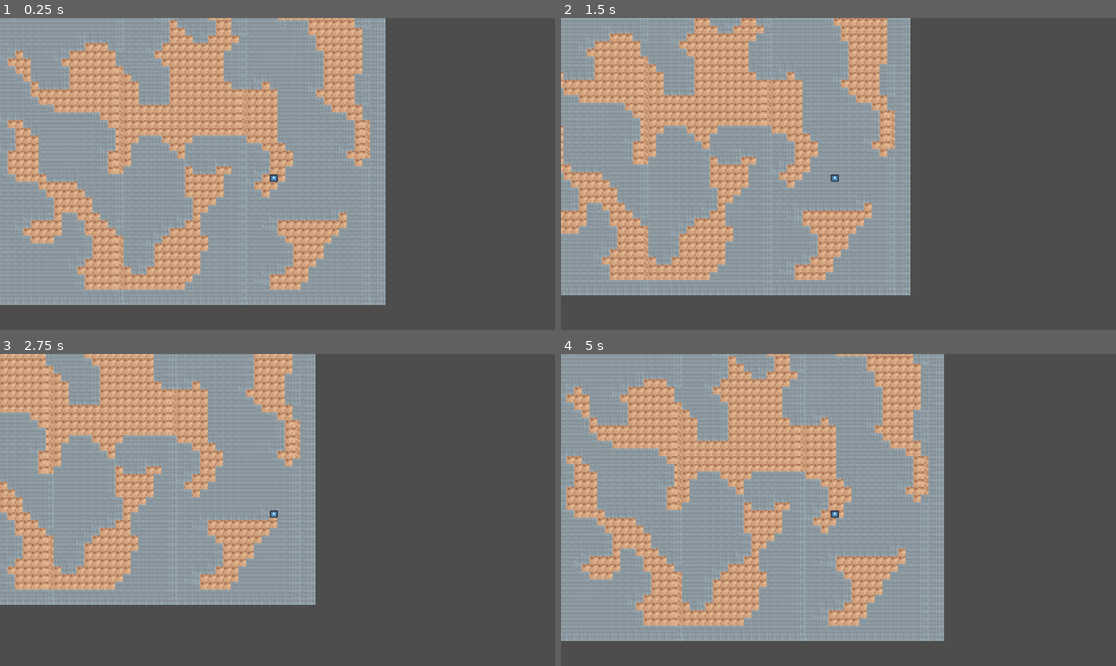
Above: before the commit, frames 1-4 (two rows, left to right).
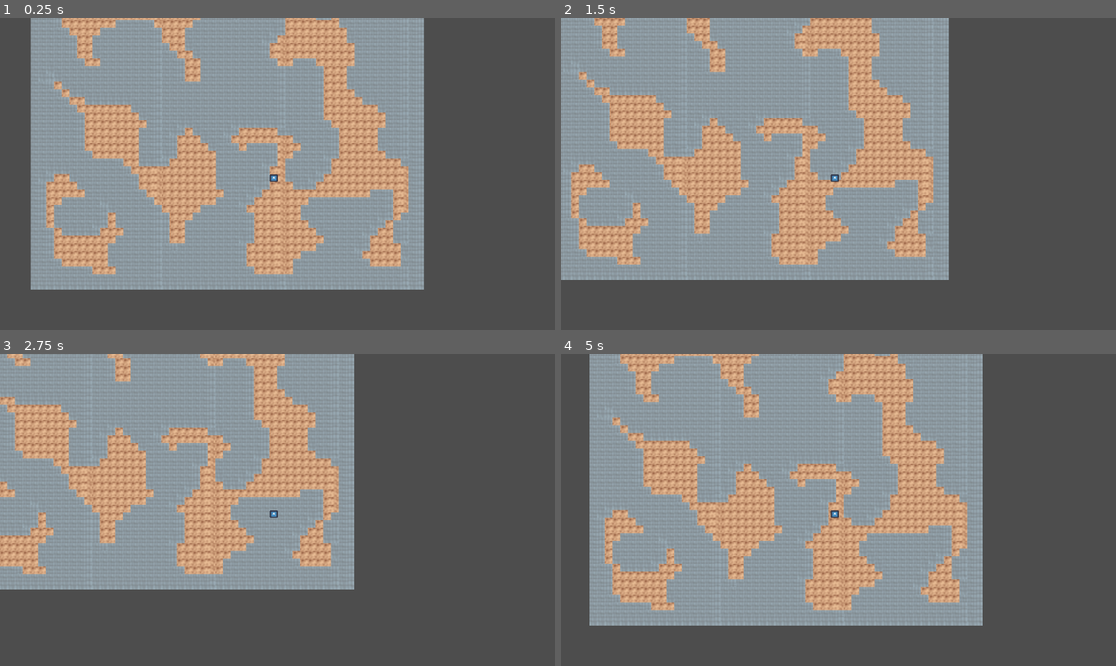
Above: after the commit, the same moments.

Repository: serviux/MysteryDungeon
Game: Godot game, scene res://main.tscn
Same seed, same stepped clock (60 frames per second), same inputs: the game is played once before the commit and once after it. The engine's default icon, where the game draws it, is replaced by a stand-in: a white triangle on a blue panel in a dark square.
Inputs:
- Up to frame 1 (0.25 s): no input
- Up to frame 2 (1.5 s): tap Enter at 0.5 s; hold D (move_right) 0.53-1.28 s; hold S (move_down) from 1.28 s (still down)
- Up to frame 3 (2.75 s): release S (move_down) at 2.03 s; hold D (move_right) from 2.03 s (still down)
- Up to frame 4 (5 s): release D (move_right) at 2.78 s; hold W (move_up) 2.78-3.53 s; hold A (move_left) from 3.53 s (still down)

The runs differ from the first frame. In frame 1, 38% of the frame differs, in the area x 0-77%, y 0-92%; in frame 2, 31%; in frame 3, 27%; in frame 4, 37%.

Commit message:
updated player generation

Diff:
--- a/Scenes/Floor/FloorGeneration.tscn
+++ /dev/null
@@ -1,20 +0,0 @@
-[gd_scene load_steps=3 format=3 uid="uid://cuy786523o8e8"]
-
-[ext_resource type="Script" path="res://Scripts/Floor/MapGeneration.gd" id="1_5vv56"]
-
-[sub_resource type="TileSet" id="TileSet_2l5bv"]
-resource_local_to_scene = true
-script = ExtResource("1_5vv56")
-width = 0
-height = 0
-fill_percent = 60
-smooth_iterations = 5
-map_seed = ""
-use_random_seed = true
-end_pos = Vector2i(0, 0)
-start_pos = Vector2i(0, 0)
-map_max = Vector2i(100, 100)
-
-[node name="TileMap" type="TileMap"]
-tile_set = SubResource("TileSet_2l5bv")
-format = 2
--- a/Scenes/Floor/TilesSet.tscn
+++ /dev/null
@@ -1,19 +0,0 @@
-[gd_scene load_steps=4 format=3 uid="uid://mbxkg3qh8x1h"]
-
-[ext_resource type="Texture2D" uid="uid://xy32su46idke" path="res://Assets/FloorTIles.png" id="1_7l0ca"]
-
-[sub_resource type="TileSetAtlasSource" id="TileSetAtlasSource_08fmg"]
-texture = ExtResource("1_7l0ca")
-texture_region_size = Vector2i(32, 32)
-0:0/0 = 0
-1:0/0 = 0
-2:0/0 = 0
-
-[sub_resource type="TileSet" id="TileSet_km5tr"]
-tile_size = Vector2i(32, 32)
-sources/0 = SubResource("TileSetAtlasSource_08fmg")
-
-[node name="TileMap" type="TileMap"]
-tile_set = SubResource("TileSet_km5tr")
-rendering_quadrant_size = 32
-format = 2
--- a/Scripts/Floor/MapGeneration.gd
+++ b/Scripts/Floor/MapGeneration.gd
@@ -64,11 +64,17 @@
 
 	_fill_tiles()
 	#set stairs to next floor
-	#_set_end_point()
+
+	_find_ground_tiles()
+
 
 
 	set_start_point()
-
+	_set_end_point()
+
+
+
+#region MAP_GENERATION
 
 func _random_fill():
 	for x in width:
@@ -76,12 +82,9 @@
 		for y in height:
 			var is_ground_tile = pseudo_random.randi_range(0,100) < self.fill_percent
 			if(is_ground_tile):
-				map[x].append(1)
-				var coords = Vector2i(x,y)
-				if(x > 0 and x < width - 1 and y > 0 and y < height - 1) and is_ground_tile:
-					walkable_coords.append(coords)
+				map[x].append(CONSTANTS.TILE_IDX.GROUND)
 			else:
-				map[x].append(0)
+				map[x].append(CONSTANTS.TILE_IDX.WALL)
 
 
 func _fill_border():
@@ -91,15 +94,22 @@
 				map[x][y] = 1
 
 
+func _find_ground_tiles():
+	for x in width:
+		for y in height:
+			if(map[x][y] == CONSTANTS.TILE_IDX.GROUND):
+				var coords = Vector2i(x,y)
+				walkable_coords.append(coords)
+
 func _fill_tiles():
 	var start_pos = layers[0].local_to_map(Vector2.ZERO)
 	for x in width:
 		for y in height:
 			var tile_idx = map[x][y]
 			var tile_type
-			if(tile_idx == 0):
+			if(tile_idx == CONSTANTS.TILE_IDX.GROUND):
 				tile_type = CONSTANTS.GROUND
-			elif(tile_idx == 1):
+			elif(tile_idx == CONSTANTS.TILE_IDX.WALL):
 				tile_type = CONSTANTS.WALL
 
 			var coords = Vector2i(start_pos.x + x, start_pos.y + y)
@@ -114,17 +124,14 @@
 
 func _set_end_point():
 	print("setting end point to.....")
-	end_pos.x = randi_range(0,map_max.x -1)
-	end_pos.y = randi_range(0,map_max.y -1)
-
-	while map[end_pos.x][end_pos.y] != 0:
-		end_pos.x = randi_range(0,map_max.x -1)
-		end_pos.y = randi_range(0,map_max.y -1)
+
+	var end_pos = _get_random_point()
+	map[end_pos.x][end_pos.y] = CONSTANTS.TILE_IDX.TRAP
 
 	print("Endpoint(x: %s, y: %s)" %[end_pos.x, end_pos.y])
 
-	var ground_layer = layers[CONSTANTS.TILE_IDX.GROUND]
-	ground_layer.set_cell(end_pos,0, CONSTANTS.STAIRS, 0)
+	var trap_layer = layers[CONSTANTS.TILE_IDX.TRAP]
+	trap_layer.set_cell(end_pos,0, CONSTANTS.STAIRS, 0)
 
 
 func set_start_point(forced_position:Vector2i = Vector2i(-1,-1)):
@@ -154,7 +161,8 @@
 func _get_random_point(walkable=true) -> Vector2i:
 	var random_point = Vector2i(-1,-1)
 	if(walkable):
-		random_point = walkable_coords.pick_random()
+		var walk_rand_idx = pseudo_random.randi_range(0, len(walkable_coords))
+		random_point = walkable_coords.pop_at(walk_rand_idx)
 	else:
 		var map_rand_x =  pseudo_random.randi_range(1,width-1)
 		var map_rand_y = pseudo_random.randi_range(1,height-1)
@@ -171,9 +179,9 @@
 		for y in range(len(map_copy[x])):
 			var neighbor_tiles = get_surrounding_tiles_count(x,y)
 			if(neighbor_tiles > 4):
-				map_copy[x][y] = 1
+				map_copy[x][y] = CONSTANTS.TILE_IDX.WALL
 			elif(neighbor_tiles < 4):
-				map_copy[x][y] = 0
+				map_copy[x][y] = CONSTANTS.TILE_IDX.GROUND
 
 	map = map_copy
 
@@ -194,3 +202,10 @@
 			else:
 				wall_count += 1
 	return wall_count
+#endregion
+
+
+#region ENTITY_SPAWNING
+
+
+#endregion
Not shown, changed: .gitignore
